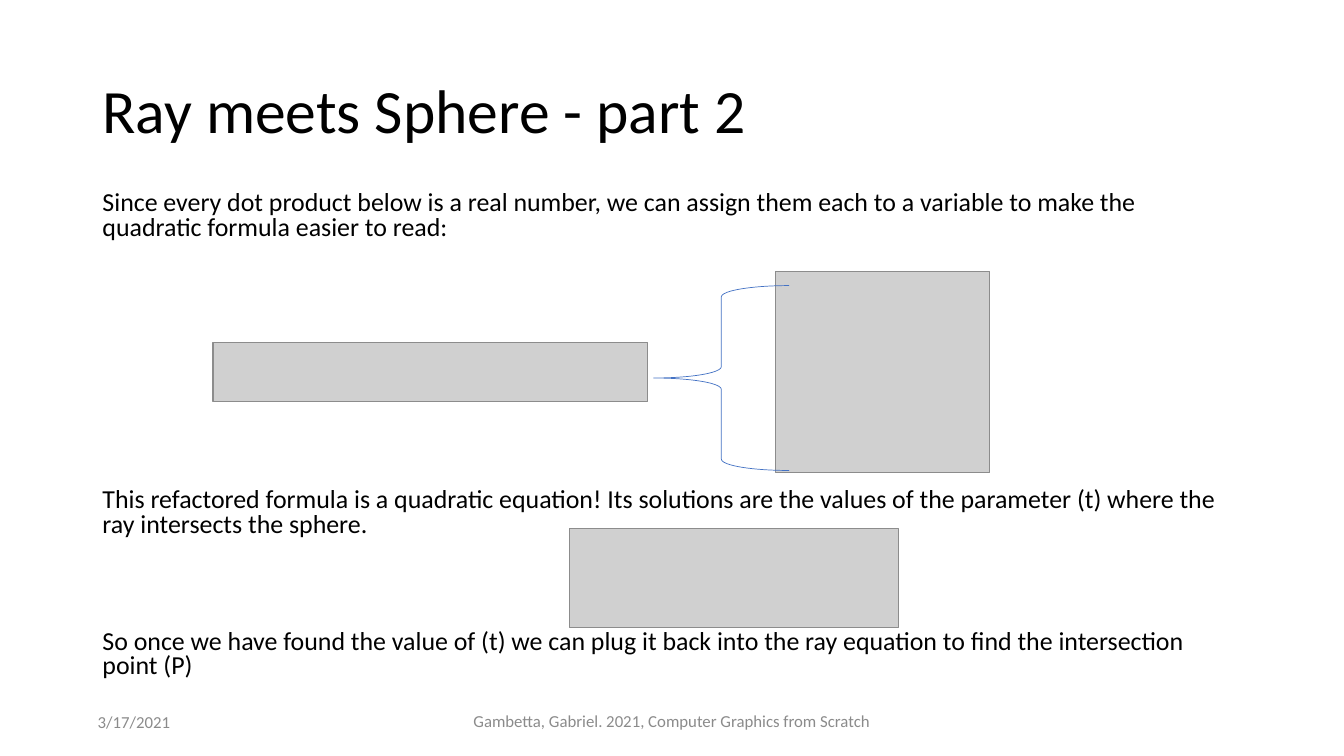
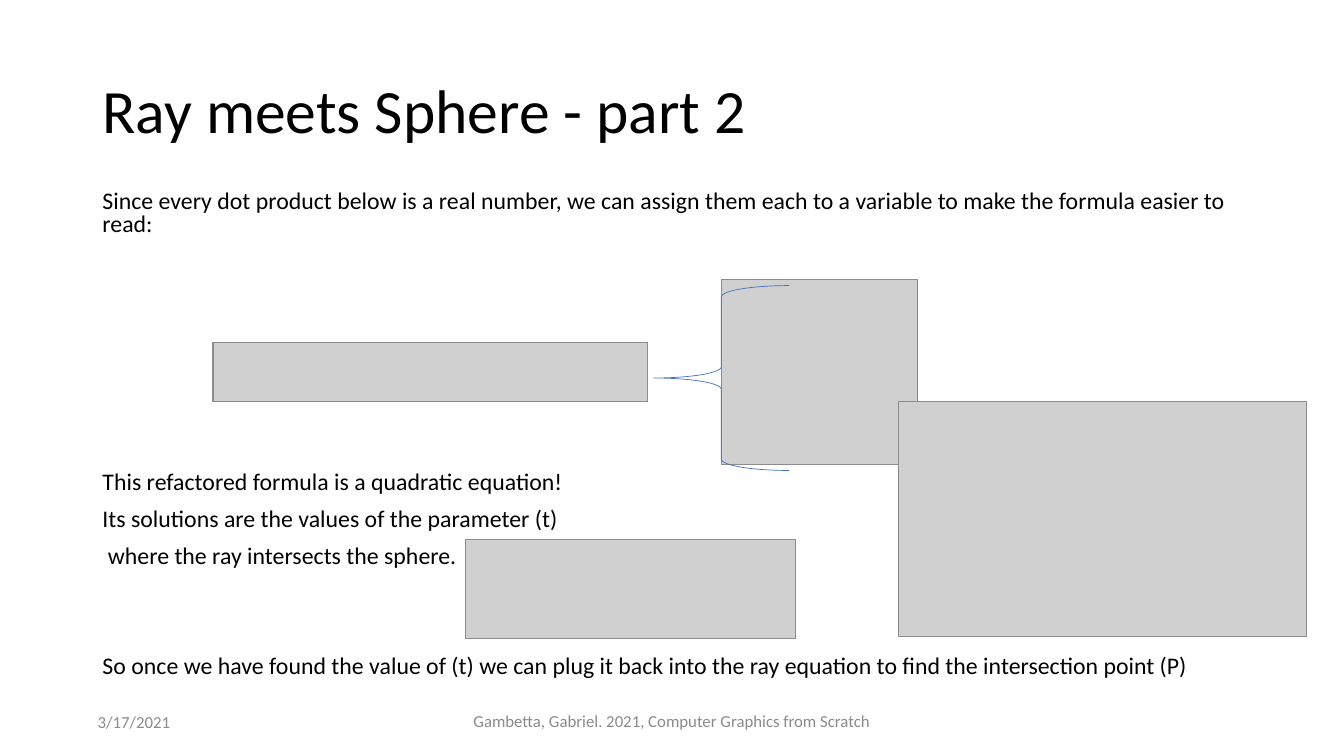
Before and after one commit to ctrachte/JS-Computer-Graphics-Demo, a slide deck: slide 12 of computer-graphics-js-1.pptx. Drawn at 1344x756 pixels with LibreOffice and Linux fonts; fonts in the diff are those of the drawing; grey boxes stand for pictures. Boxes give left, top, right and bottom in pixels: in the first picture for what was removed or moved away, otherwise in the second. Text is boxed around its words. In the diff, an @@ line names an element or a change of style, - is before the commit and + after.

```diff
--- a/computer-graphics-js-1.pptx
+++ b/computer-graphics-js-1.pptx
@@ text at (102, 192, 1224, 568): text changed; size 18.5 to 17 pt @@
-Since every dot product below is a real number, we can assign them each to a variable to make the quadratic formula easier to read:
-This refactored formula is a quadratic equation! Its solutions are the values of the parameter (t) where the ray intersects the sphere.
+Since every dot product below is a real number, we can assign them each to a variable to make the formula easier to read:
+This refactored formula is a quadratic equation!
+Its solutions are the values of the parameter (t)
+where the ray intersects the sphere.
@@ picture: place and size @@
-picture at (776, 271, 991, 473)
+picture at (722, 279, 919, 464)
@@ picture added at (899, 402, 1308, 637) @@
@@ picture: place and size @@
-picture at (570, 529, 899, 628)
+picture at (466, 539, 796, 638)
@@ text at (102, 656, 1187, 678): size 18.5 to 17 pt in "So once we have found the value ..." @@
```
Also in this commit, not shown: 1 other slide changed, 3 slides added, 2 other files.
